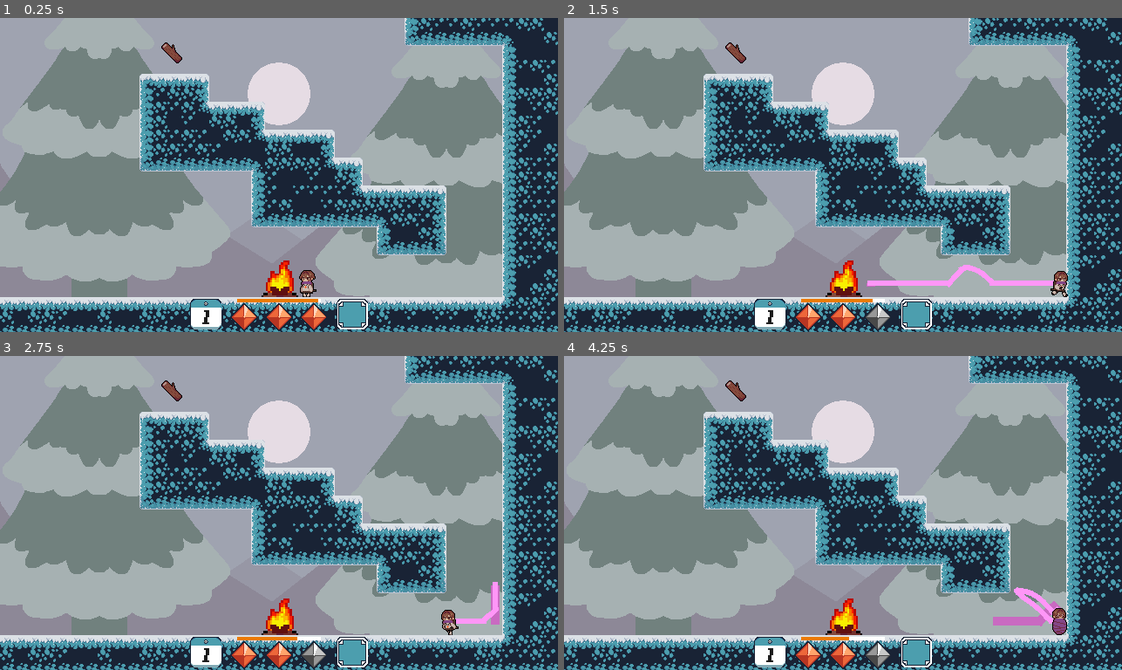
Above: before the commit, frames 1-4 (two rows, left to right).
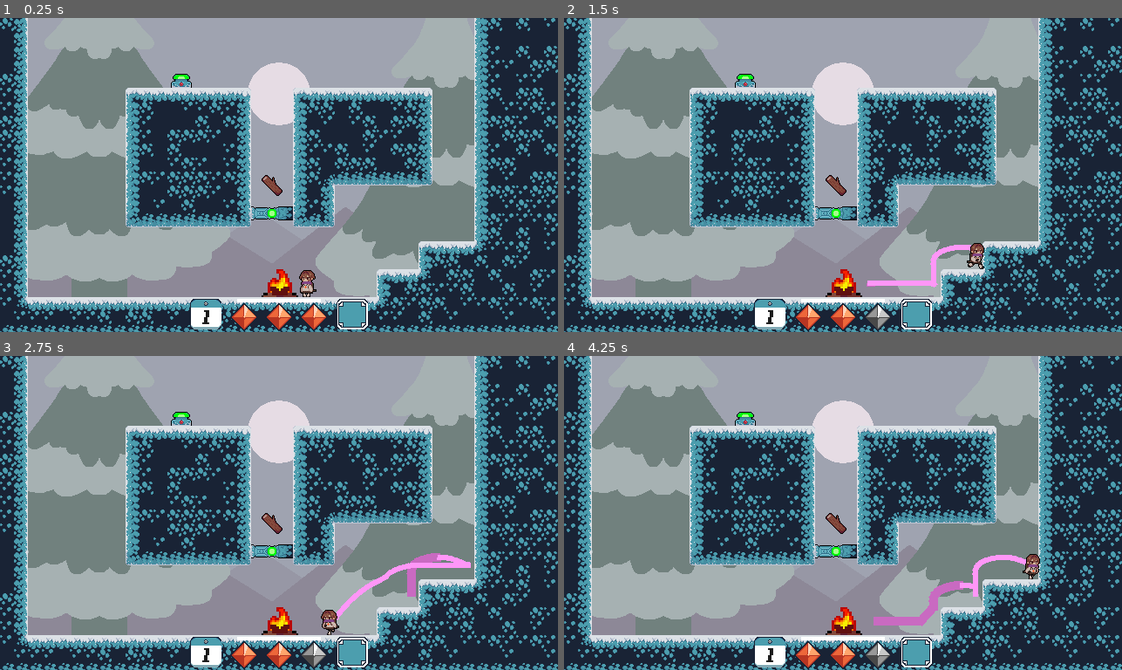
Above: after the commit, the same moments.

Repository: TheRealRaichu/speed-platformer-snake
Game: Godot game, scene res://scenes/tutorial.tscn
The game is run twice, just before and just after one commit, with the same random seed, the same clock (stepped at 60 frames per second) and the same inputs. This scene is started directly instead of the project's main scene.
Inputs:
- Up to frame 1 (0.25 s): no input
- Up to frame 2 (1.5 s): hold Right (move_right) from 0.53 s (still down); tap X (ability) at 0.6 s; tap C (jump) at 0.77 s; tap - (decrease_volume) at 1.35 s
- Up to frame 3 (2.75 s): tap C (jump) at 1.52 s; release Right (move_right) at 2.03 s; hold Left (move_left) from 2.03 s (still down); hold = (increase_volume) from 2.03 s (still down)
- Up to frame 4 (4.25 s): release Left (move_left) at 2.78 s; release = (increase_volume) at 2.78 s; hold Right (move_right) from 2.78 s (still down); tap Z (use_item) at 2.85 s; tap C (jump) at 3.02, 3.77 s; tap X (ability) at 3.6 s; tap Escape (ui_cancel) at 4.15 s

The runs differ from the first frame. In frame 1, 39% of the frame differs, in the area x 0-100%, y 0-98%; in frame 2, 40%; in frame 3, 40%; in frame 4, 40%.
Error before the commit: Invalid access to property or key 'is_paused' on a base object of type 'Nil'. (res://scripts/game.gd:32)
Error after the commit: Invalid access to property or key 'is_paused' on a base object of type 'Nil'. (res://scripts/tutorial.gd:39)

Commit message:
Create a new folder to hold all tutorial scenes, with seperate code to deal with the tutorial itself,

Diff:
--- a/speed-platformer-snake/scenes/tutorial.tscn
+++ b/speed-platformer-snake/scenes/tutorial.tscn
@@ -1,8 +1,8 @@
 [gd_scene format=3 uid="uid://bgx40ukng84fj"]
 
 [ext_resource type="PackedScene" uid="uid://cfflsu6078laj" path="res://scenes/background.tscn" id="1_4kmhl"]
-[ext_resource type="Script" uid="uid://bivp5q51uujrg" path="res://scripts/game.gd" id="1_cq4me"]
-[ext_resource type="PackedScene" uid="uid://ptry1uquv1at" path="res://scenes/level.tscn" id="2_cq4me"]
+[ext_resource type="Script" path="res://scripts/tutorial.gd" id="1_cq4me"]
+[ext_resource type="PackedScene" path="res://scenes/tutoriallevels.tscn" id="2_cq4me"]
 [ext_resource type="PackedScene" uid="uid://g5s3jnkbsdnp" path="res://scenes/player.tscn" id="3_6yjpi"]
 [ext_resource type="PackedScene" uid="uid://du50hfe0ks5dj" path="res://scenes/game_ui.tscn" id="4_gbqnl"]
 
--- /dev/null
+++ b/speed-platformer-snake/scenes/tutoriallevels.tscn
@@ -0,0 +1,7 @@
+[gd_scene format=3 uid="uid://dw4u1wwj7g4j2"]
+
+[ext_resource type="PackedScene" path="res://scenes/level.tscn" id="1_level"]
+[ext_resource type="Script" path="res://scripts/tutoriallevels.gd" id="2_tutoriallevels"]
+
+[node name="level" instance=ExtResource("1_level")]
+script = ExtResource("2_tutoriallevels")
--- /dev/null
+++ b/speed-platformer-snake/scripts/tutorial.gd
@@ -0,0 +1,55 @@
+extends Node2D
+
+## TUTORIAL
+## Holds all scenes for tutorial.
+
+# reference to scenemanger, set when initialized
+var scene_manager
+
+# references to children
+@onready var level = $level
+@onready var player = $player
+@onready var UI = $"Game UI"
+@onready var background = $background
+
+# pause menu
+var PAUSE_MENU = preload("res://scenes/pausemenu.tscn")
+var current_pause_menu
+
+func _ready() -> void:
+	# reset score/day for a clean tutorial run
+	Globals.day_count = 1
+	Globals.score = 1
+
+	# connect signals
+	level.base_received_fuel.connect(base_received_fuel)
+	level.base_died_out.connect(game_over)
+
+	# set references for UI
+	UI.player = player
+	UI.base = level.base
+
+	# stop timer
+	var life_timer: Timer = level.base.get_node("life timer")
+	if life_timer:
+		life_timer.stop()
+		life_timer.paused = true
+
+func _unhandled_input(event: InputEvent) -> void:
+	if Input.is_action_just_pressed("ui_cancel") and not scene_manager.is_paused: # esc pressed
+		current_pause_menu = PAUSE_MENU.instantiate()
+		current_pause_menu.scene_manager = scene_manager
+		current_pause_menu.player = player
+		add_child(current_pause_menu)
+
+func game_over():
+	player.die()
+	await get_tree().create_timer(2).timeout
+	scene_manager.game_over()
+
+func base_received_fuel():
+	background.transition()
+	increment_day_counter()
+
+func increment_day_counter():
+	UI.update_day_count()
--- /dev/null
+++ b/speed-platformer-snake/scripts/tutoriallevels.gd
@@ -0,0 +1,55 @@
+extends "res://scripts/level.gd"
+
+## TUTORIAL LEVELS
+## Holds the room list for tutorial runs.
+## Edit tutorial_room_paths to control order/content of tutorial levels.
+
+@export_dir var tutorial_room_dir := "res://scenes/rooms/tutorial"
+
+@export var tutorial_room_paths: Array[String] = [
+]
+
+var tutorial_rooms: Array[PackedScene] = []
+var tutorial_room_index := 0
+
+func _ready() -> void:
+	tutorial_rooms.clear()
+
+	if tutorial_room_paths.is_empty():
+		for room_scene in load_rooms_from_dir(tutorial_room_dir):
+			if room_scene is PackedScene:
+				tutorial_rooms.append(room_scene)
+	else:
+		for room_path in tutorial_room_paths:
+			var loaded_scene := load(room_path)
+			if loaded_scene is PackedScene:
+				tutorial_rooms.append(loaded_scene)
+			else:
+				push_warning("Tutorial room path failed to load: %s" % room_path)
+
+	if tutorial_rooms.is_empty():
+		push_warning("No tutorial rooms loaded, falling back to regular room list.")
+		for room_scene in load_rooms_from_dir("res://scenes/rooms/regular"):
+			if room_scene is PackedScene:
+				tutorial_rooms.append(room_scene)
+
+	super._ready()
+
+func next_room():
+	clear_room()
+
+	var skip_trans := true if not current_room else false
+
+	if tutorial_rooms.is_empty():
+		return
+
+	var room_scene := tutorial_rooms[tutorial_room_index % tutorial_rooms.size()]
+	tutorial_room_index += 1
+
+	current_room = room_scene.instantiate()
+	room_root.add_child(current_room)
+
+	if not skip_trans:
+		fade_room_out()
+		await room_faded_out
+		fade_room_in()
Not shown: 1 places in speed-platformer-snake/scenes/rooms/tutorial/tutorial_1.tscn that only renumber resources
Not shown, added: speed-platformer-snake/scripts/tutorial.gd.uid
Not shown, added: speed-platformer-snake/scripts/tutoriallevels.gd.uid
